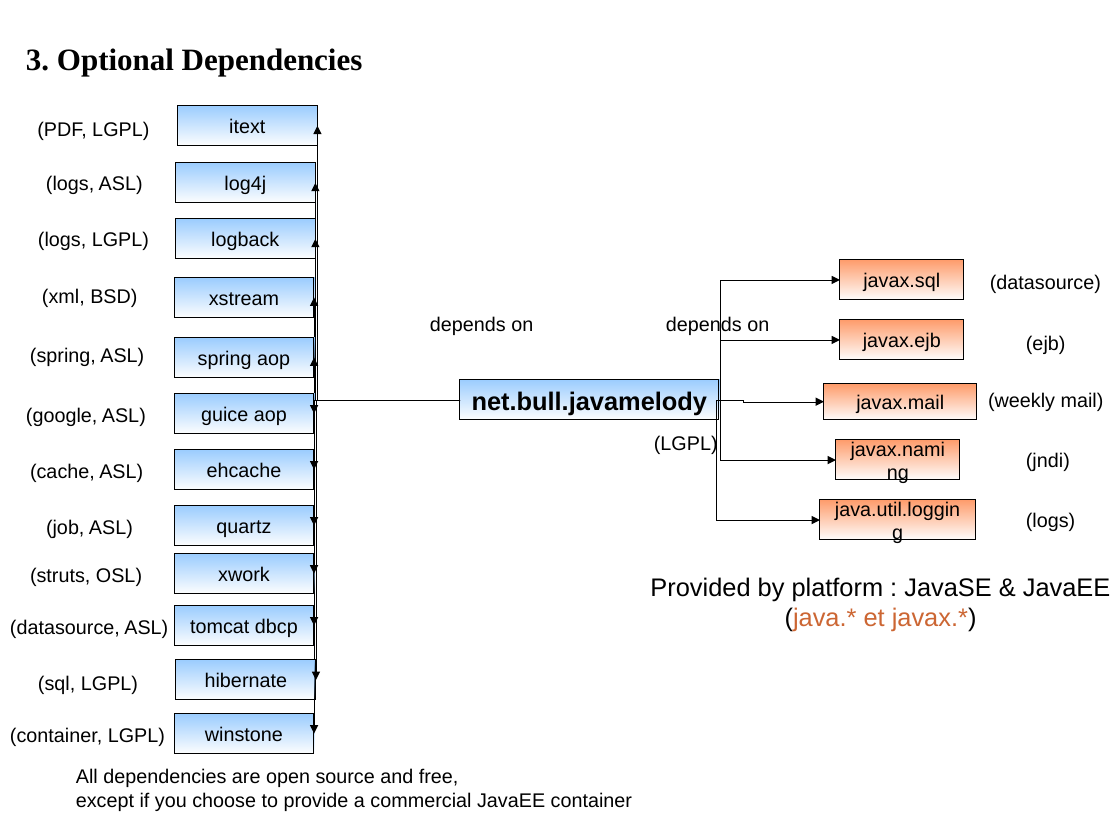
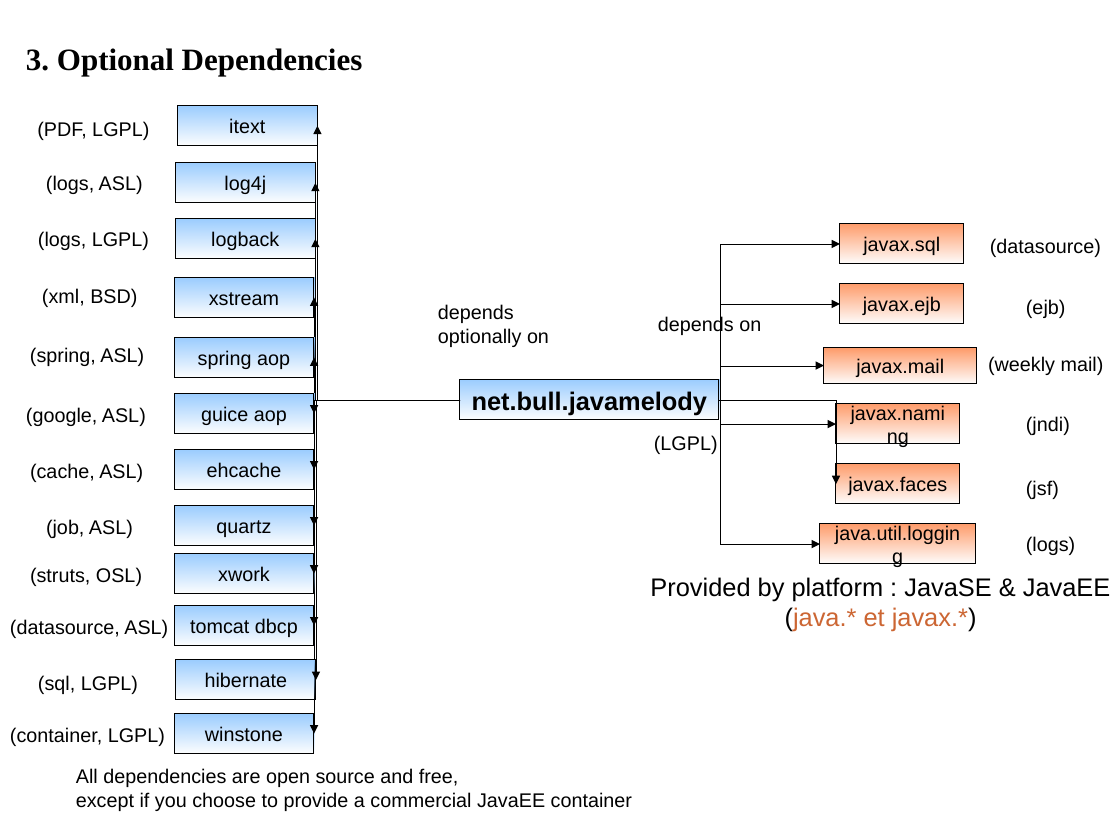
Before and after one commit to saschagrebe/javamelody, a slide deck: slide 3 of javamelody-core/src/site/resources/Map.odp. Drawn at 1120x840 pixels with LibreOffice and Linux fonts; fonts in the diff are those of the drawing. Boxes give left, top, right and bottom in pixels: in the first picture for what was removed or moved away, otherwise in the second. Text is boxed around its words. In the diff, an @@ line names an element or a change of style, - is before the commit and + after.

```diff
--- a/javamelody-core/src/site/resources/Map.odp
+++ b/javamelody-core/src/site/resources/Map.odp
@@ 4 texts, 4 rectangles: place and size @@
-4 texts, 4 rectangles at bbox=[824, 260, 1104, 480]
+4 texts, 4 rectangles at bbox=[824, 224, 1104, 444]
@@ elbow arrow moved from (720, 400) - (841, 281) to (720, 400) - (841, 244) @@
@@ text at bbox=[438, 304, 549, 347]: text changed @@
-depends on
+depends
+optionally on
@@ text "depends on": place and size @@
-text "depends on" at bbox=[666, 316, 769, 336]
+text "depends on" at bbox=[658, 316, 761, 336]
@@ elbow arrow moved from (720, 400) - (841, 340) to (720, 400) - (841, 304) @@
@@ elbow arrow moved from (720, 400) - (824, 401) to (720, 400) - (824, 366) @@
@@ elbow arrow moved from (720, 400) - (820, 520) to (720, 400) - (820, 544) @@
@@ elbow arrow moved from (720, 400) - (836, 460) to (720, 400) - (836, 424) @@
@@ elbow arrow added from (720, 400) to (836, 484), #000000 0 pt @@
@@ rectangle added at bbox=[836, 464, 960, 504], fill gradient #FF9966, outline #000000 0 pt, 14 pt, text #000000 @@
+javax.faces
@@ text added at bbox=[1026, 480, 1059, 499], 14 pt, text #000000 @@
+(jsf)
@@ rectangle "java.util.logging": place and size @@
-rectangle "java.util.logging" at bbox=[820, 500, 976, 540]
+rectangle "java.util.logging" at bbox=[820, 524, 976, 564]
@@ text "(logs)": place and size @@
-text "(logs)" at bbox=[1026, 512, 1075, 531]
+text "(logs)" at bbox=[1026, 536, 1075, 555]
```
Also in this commit, not shown: 2 other slides changed.
